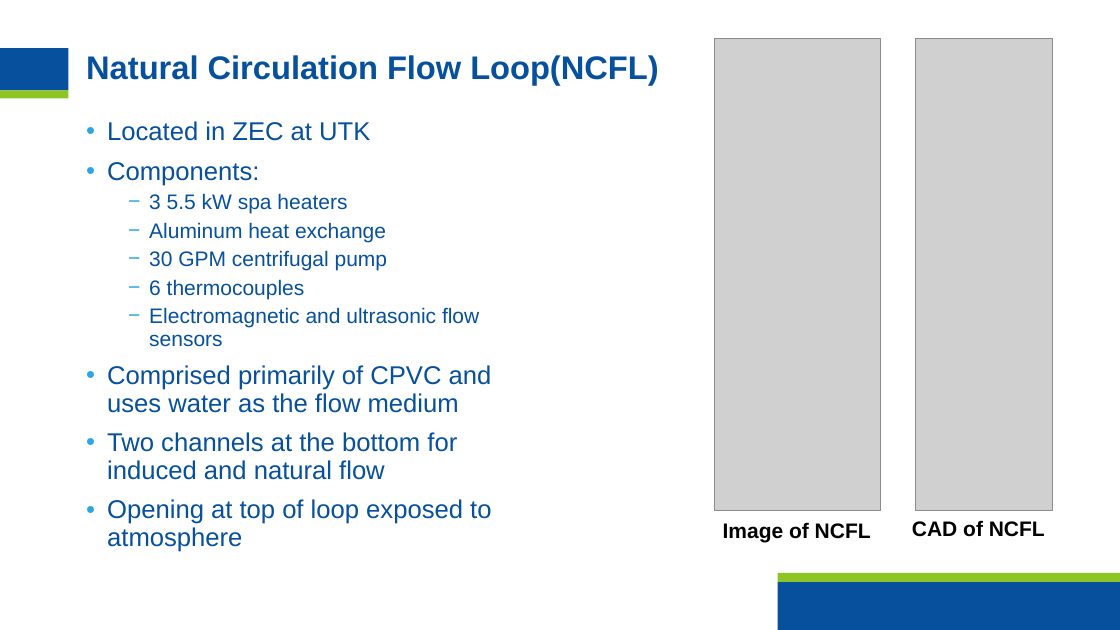
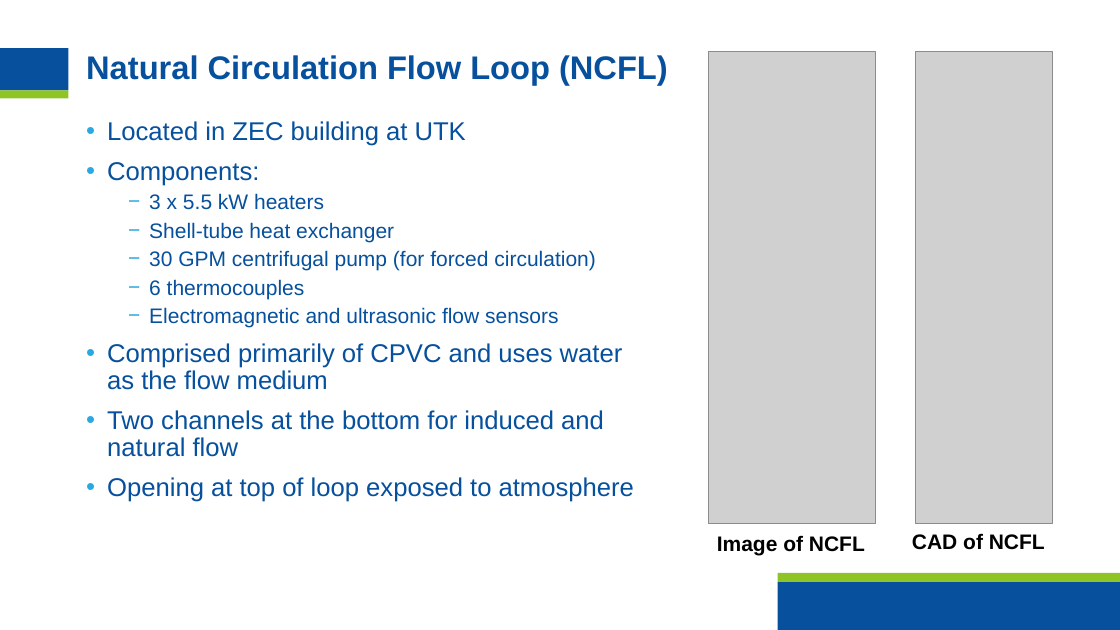
Before and after one commit to hvnaick/INL_DT_Intern, a slide deck: slide 4 of Important Documents/FinalPresentation.pptx. Drawn at 1120x630 pixels with LibreOffice and Linux fonts; fonts in the diff are those of the drawing; grey boxes stand for pictures; background and template pictures are left out. Boxes give left, top, right and bottom in pixels: in the first picture for what was removed or moved away, otherwise in the second. Text is boxed around its words. In the diff, an @@ line names an element or a change of style, - is before the commit and + after.

```diff
--- a/Important Documents/FinalPresentation.pptx
+++ b/Important Documents/FinalPresentation.pptx
@@ title at [86, 55, 668, 85]: spaces changed @@
-Natural Circulation Flow Loop(NCFL)
+Natural Circulation Flow Loop (NCFL)
@@ picture: place and size @@
-picture at [714, 39, 881, 511]
+picture at [709, 51, 875, 523]
@@ picture: place and size @@
-picture at [916, 39, 1052, 511]
+picture at [916, 51, 1052, 523]
@@ text at [107, 121, 466, 146]: text changed @@
-• Located in ZEC at UTK
+• Located in ZEC building at UTK
@@ text at [149, 193, 595, 271]: text changed @@
-  − 3 5.5 kW spa heaters
-  − Aluminum heat exchange
-  − 30 GPM centrifugal pump
+  − 3 x 5.5 kW heaters
+  − Shell-tube heat exchanger
+  − 30 GPM centrifugal pump (for forced circulation)
@@ text "Image of NCFL": place and size @@
-text "Image of NCFL" at [723, 522, 871, 543]
+text "Image of NCFL" at [717, 535, 865, 556]
@@ text "CAD of NCFL": place and size @@
-text "CAD of NCFL" at [912, 520, 1045, 537]
+text "CAD of NCFL" at [912, 533, 1045, 550]
```
Also in this commit, not shown: 7 other slides changed, 1 slide removed, 19 other files.
